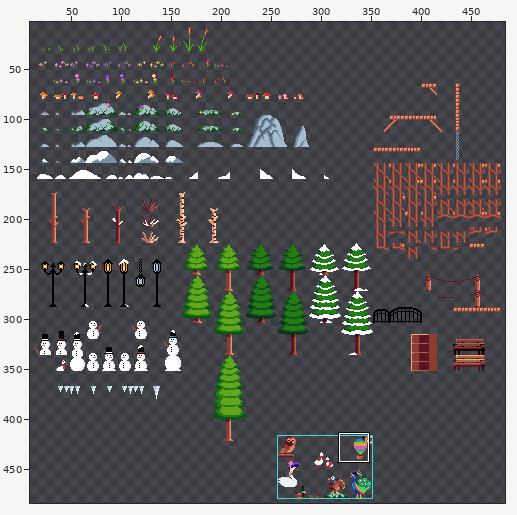
Sprite sheet, stored at Goose with a Scarf/sprites/sprTilesDeco16/e3e90a35-e177-4fa3-9686-92c172d5dfba.png. The picture above shows the old version from afar; the outline marks the close-up.
Close-up. The starting point:
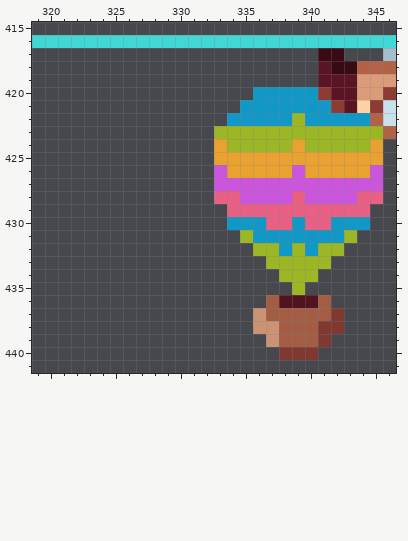
The file is 496x496 pixels. Shown: x 319..346, y 415..441. The wide view leaves out empty margins.
The result:
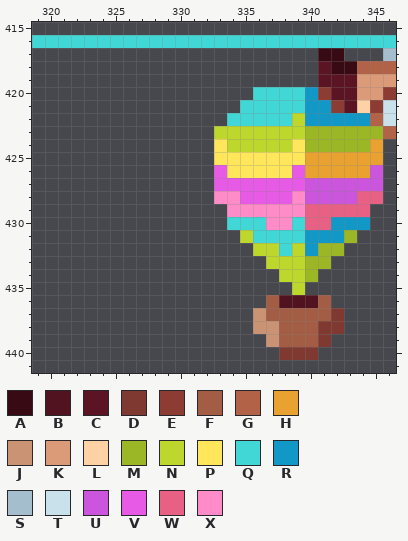
Palette (. is transparent): A #370a14  B #521321  C #5a1423  D #7f3930  E #8c3c32  F #a25d44  G #b26247  H #e9a230  J #c99374  K #dc9b78  L #ffd2a5  M #9cb725  N #bed72d  P #ffe65a  Q #41d7d7  R #1298c6  S #a5becd  T #c8e1eb  U #cb56dd  V #e65ae6  W #e96085  X #ff8cc8
The exact change:
@@ x 331..341 @@
 419 ..........C
-420 .....RRRRRE
-421 ....RRRRRRR
-422 ...RRRRRMRR
-423 ..MMMMMMMMM
-424 ..HMMMMMHMM
-425 ..HHHHHHHHH
-426 ..UHHHHHUHH
-427 ..UUUUUUUUU
-428 ..WWUUUUWUU
-429 ...WWWWWWWW
-430 ...RRRWWRWW
-431 ....MRRRRRR
-432 .....MMRMRM
-433 ......MMMMM
-434 .......MMM.
-435 ........M..
+420 .....QQQQRE
+421 ....QQQQQRR
+422 ...QQQQQNRR
+423 ..NNNNNNNMM
+424 ..PNNNNNPMM
+425 ..PPPPPPPHH
+426 ..VPPPPPVHH
+427 ..VVVVVVVUU
+428 ..XXVVVVXUU
+429 ...XXXXXXWW
+430 ...QQQXXQWW
+431 ....NQQQQRR
+432 .....NNQNRM
+433 ......NNNMM
+434 .......NNM.
+435 ........N..
 436 ......FBBBF
Boxes around the changes in both close-ups, in picture pixels (x1, y1, x2, y2):
changed: (214, 87, 305, 295)
